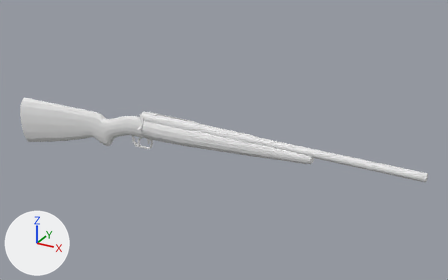
An edit to the glTF model Resources/Models/Puska/puska.glb, drawn before and after from the same camera.
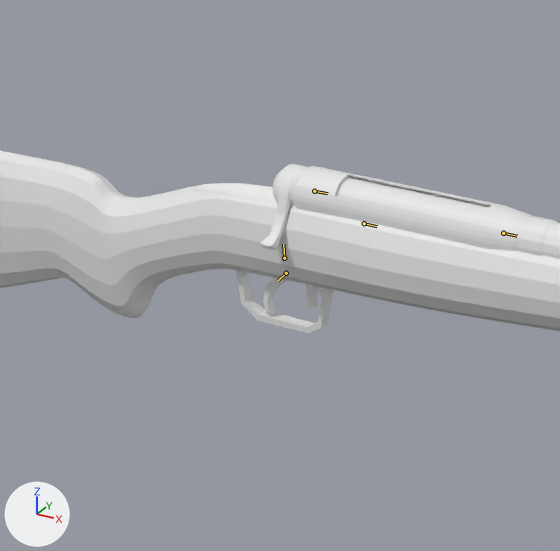
There are two pictures of each version: one whole from a 50 mm camera at (0.855, -1.257, 0.636) aimed at (0.149, 0.027, -0.006), one close up on the part from 18% to 46% of the width and 27% to 71% of the height. Every picture has the same lights, and +X, +Y and +Z are marked at lower left. The last two pictures show the newer version. The bones that bend it are drawn over the model as lines in the close-ups.

In view in the first close-up: 'barrel.002', 'bolt.001', 'chassis.001', 'stock.001', 'trigger guard.001' and 2 more.
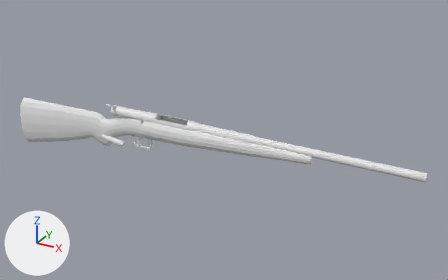
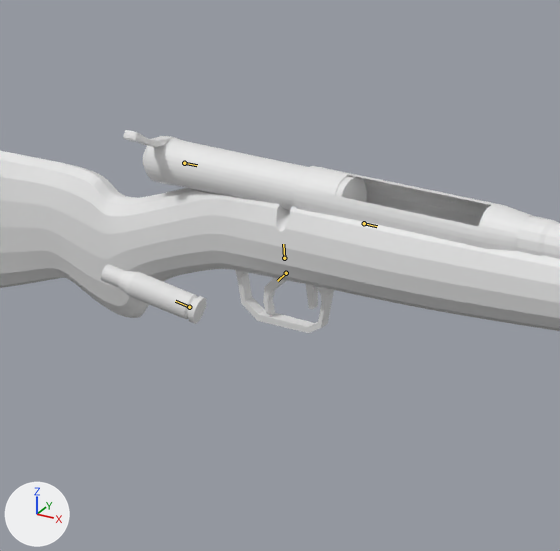
The newer file adds an action. The first version stands in its rest pose; the second is drawn at frame 41 of the action 'Action.001'.

Where the change shows, as pixel boxes [x1, y1, x2, y2] in the close-ups (560 x 551 px):
'bolt.001', posed
    before: [260, 164, 488, 250]
    after: [124, 130, 367, 210]
'Cartridge Casing.001', posed (not visible before)
    after: [101, 264, 206, 324]
bone 'Bolt', root to tip
    before: (314, 191) to (327, 193)
    after: (184, 163) to (197, 165)
bone 'EmptyCartridge', root to tip
    before: (503, 233) to (517, 236)
    after: (189, 307) to (175, 301)

What the commit changed:
Bone 'Bolt' (bone_bolt) moves from (0.0, 0.0, 0.0) to (0.0, -0.0971, 0.0).
Bone 'Bolt' (bone_bolt) turns from (0, 0, 0) to (0, -82, 0) degrees about its own x, y and z.
Bone 'EmptyCartridge' (bone_emptycartridge) moves from (0.0, 0.0, 0.0) to (0.0499, -0.1662, 0.0833).
Bone 'EmptyCartridge' (bone_emptycartridge) turns from (0, 0, 0) to (23, 64, -174) degrees about its own x, y and z.
